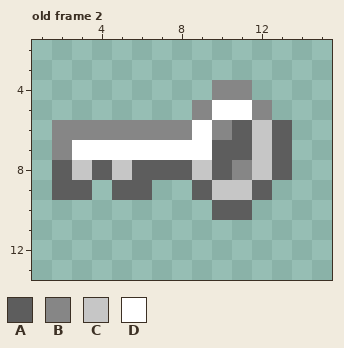
One commit to this pixel-art file: NeverShallWeDie/Assets/Sprites/Items/Keys.aseprite. This is how it looked before the edit.
16x16 pixels, 2 frames. Shown: old frame 2: x 1..15, y 2..13. The commit also changed other frames, which this record leaves out.
Palette (. is transparent): A #5d5d5d  B #868686  C #c6c6c6  D #ffffff
Pixels before, old frame 2, first column x 2:
 4 ........BB..
 5 .......BDDB.
 6 BBBBBBBDBACA
 7 BDDDDDDDAACA
 8 ACACAAACABCA
 9 AA.AA..ACCA.
10 ........AA..
After:
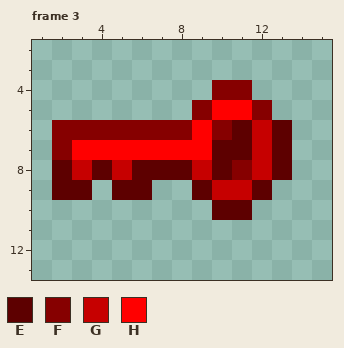
Colours new in this view: E #5d0000  F #860000  G #c60000  H #ff0000
A new or re-ordered frame is compared with the old frame closest to it.
Edits made:
frames 2 -> 7
layer "Layer 1" darken added
Changed rows in their new state; - is an unchanged pixel.
Frame 3 is new; against old frame 2, layer "Layer 1":
first column x 2:
 4 --------FF--
 5 -------FHHF-
 6 FFFFFFFHFEGE
 7 FHHHHHHHEEGE
 8 EGEGEEEGEFGE
 9 EE-EE--EGGE-
10 --------EE--
Where, in picture pixels (left, top, right, bottom), the same in both pictures:
changed: (52, 80, 292, 220)
